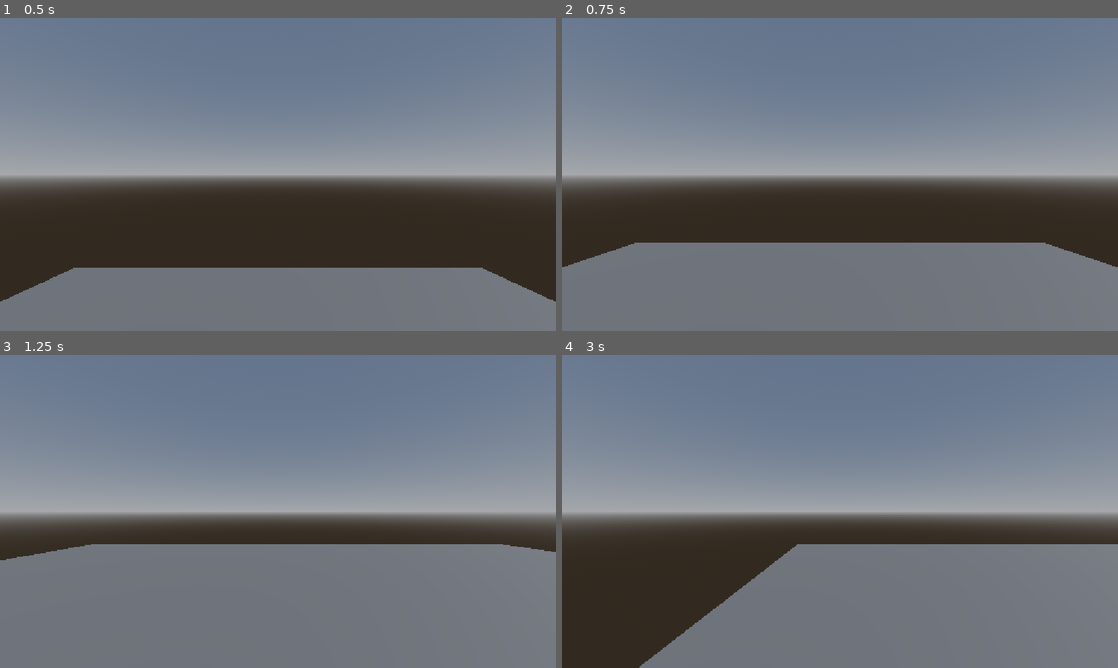
Above: before the commit, frames 1-4 (two rows, left to right).
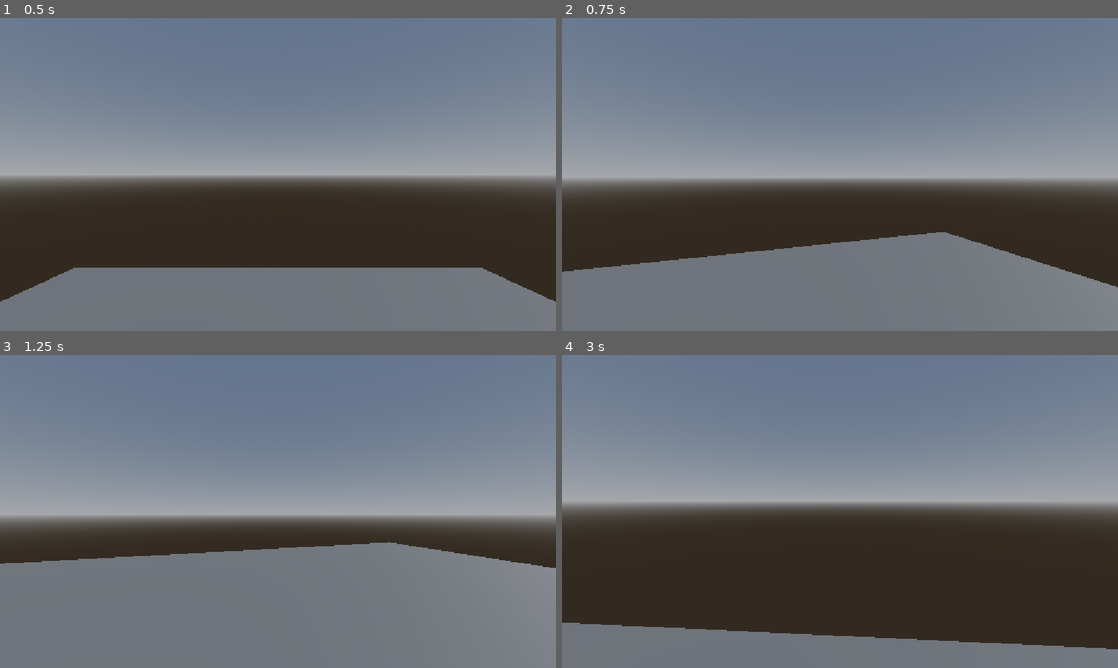
Above: after the commit, the same moments.

Repository: Eli-J-dK/HORRORGAME
Game: Godot game, scene res://main.tscn
Same seed, same stepped clock (60 frames per second), same inputs: the game is played once before the commit and once after it.
Inputs (mouse positions are in pixels of both pictures, inside the frame that each line leads up to):
- Up to frame 1 (0.5 s): no input
- Up to frame 2 (0.75 s): move the mouse to (867, 174) at 0.52 s; hold W (move_forward) from 0.53 s (still down)
- Up to frame 3 (1.25 s): keep holding W (move_forward); tap Space (jump) at 0.77 s
- Up to frame 4 (3 s): keep holding W (move_forward); move the mouse to (812, 511) at 1.27 s; tap Space (jump) at 1.52 s; move the mouse to (851, 505) at 2.02 s; move the mouse to (834, 517) at 2.77 s

Frame 1 is identical in both runs. In frame 2, 5.2% of the frame differs, in the area x 0-100%, y 50-86%; in frame 3, 4.3%; in frame 4, 30%, in the area x 0-100%, y 47-100%.

Commit message:
movement and camera synced
finished movement, and camera script

Diff:
--- a/camera.gd
+++ b/camera.gd
@@ -1,15 +1,19 @@
-extends Camera3D
+extends Node3D
+
+@onready var camera := $camera
 
 @export var sens: float
 
 func _ready():
 	Input.mouse_mode = Input.MOUSE_MODE_CAPTURED
 
-func _physics_process(_delta: float) -> void:
+func _unhandled_input(event: InputEvent) -> void:
+	if Input.get_mouse_mode() == Input.MOUSE_MODE_CAPTURED:
+		if event is InputEventMouseMotion:
+			rotate_y(-event.relative.x * sens)
+			camera.rotate_x(-event.relative.y * sens)
+			camera.rotation.x = clamp(camera.rotation.x, deg_to_rad(-60), deg_to_rad(60))
+
+func _input(_event: InputEvent) -> void:
 	if Input.is_action_just_pressed("esc"):
 		Input.mouse_mode = Input.MOUSE_MODE_VISIBLE
-
-func _unhandled_input(event: InputEvent) -> void:
-	if event is InputEventMouseMotion and Input.mouse_mode == Input.MOUSE_MODE_CAPTURED:
-		rotate_y(-event.screen_relative.x * sens)
-		rotate_x(-event.screen_relative.y * sens)
--- a/player.tscn
+++ b/player.tscn
@@ -17,6 +17,9 @@
 [node name="sprite" type="MeshInstance3D" parent="." unique_id=1510401402]
 mesh = SubResource("CapsuleMesh_b1pf8")
 
-[node name="camera" type="Camera3D" parent="." unique_id=1963924525]
+[node name="neck" type="Node3D" parent="." unique_id=401461115]
+script = ExtResource("2_onrkg")
+sens = 0.005
+
+[node name="camera" type="Camera3D" parent="neck" unique_id=1963924525]
 transform = Transform3D(1, 0, 0, 0, 1, 0, 0, 0, 1, 0, 1, 0)
-script = ExtResource("2_onrkg")
--- a/player_movement.gd
+++ b/player_movement.gd
@@ -1,5 +1,6 @@
 extends CharacterBody3D
 
+@onready var neck := $neck
 
 @export var SPEED: float = 5.0
 @export var JUMP_VELOCITY: float
@@ -12,8 +13,8 @@
 	if is_on_floor() and Input.is_action_just_pressed("jump"):
 		velocity.y = JUMP_VELOCITY
 
-	var input_dir := Input.get_vector("move_forward" , "move_backward" , "move_left" , "move_right")
-	var direction := Vector3(input_dir.x , 0.0 , input_dir.y).normalized()
+	var input_dir := Input.get_vector("move_left" , "move_right" , "move_forward" , "move_backward")
+	var direction = (neck.transform.basis * Vector3(input_dir.x , 0.0 , input_dir.y)).normalized()
 
 
 	if direction:
@@ -21,6 +22,7 @@
 			velocity.x = direction.x * SPEED
 			velocity.z = direction.z * SPEED
 	else:
-		pass
+		velocity.x = move_toward(velocity.x , 0 , SPEED)
+		velocity.z = move_toward(velocity.z , 0 , SPEED)
 
 	move_and_slide()
